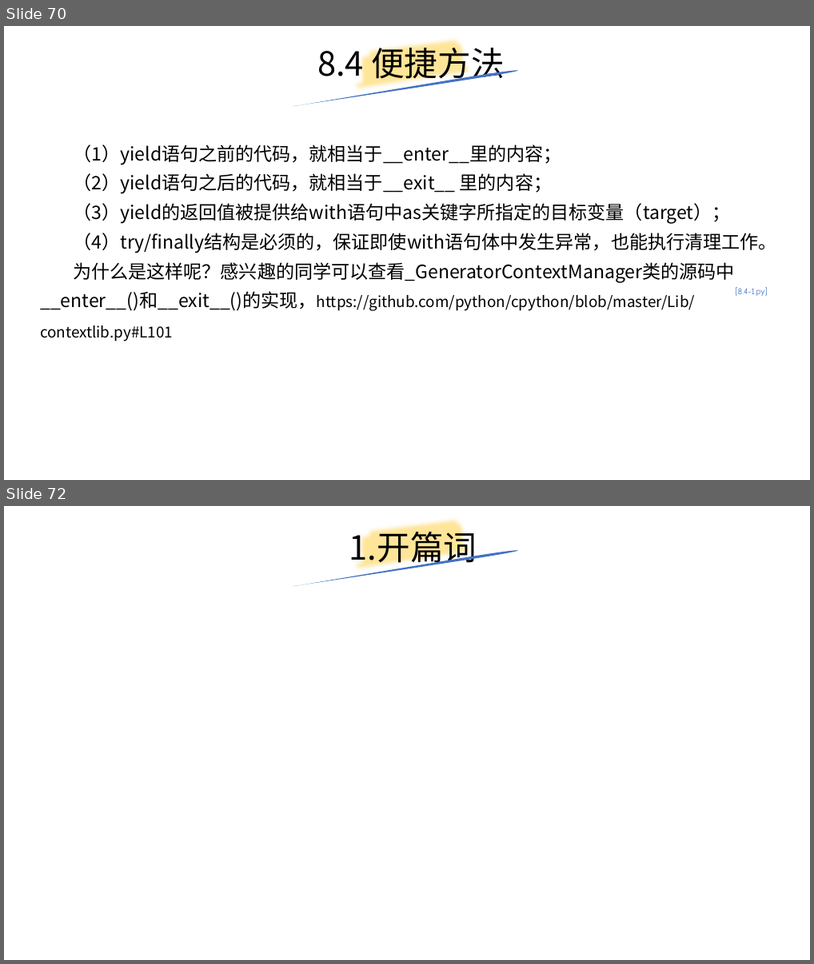
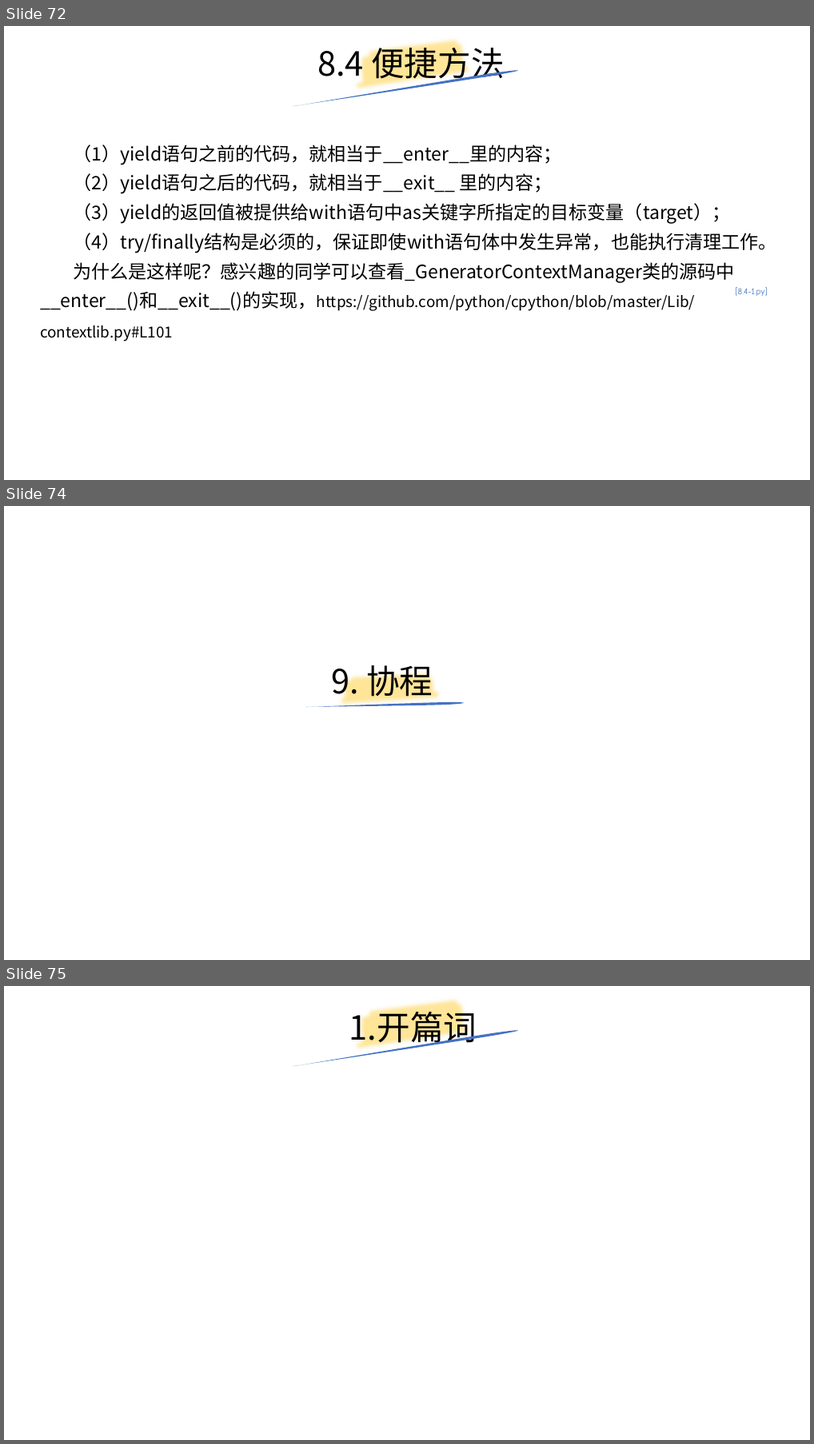
Before and after one commit to yiwenliu/CorePython, a slide deck: PPT/CorePython.pptx. Shown one above the other, each under a label of ours: slides 70 and 72 before the commit, slides 72, 74 and 75 after it; the slides between them are not shown. The pictures are 814x964 and 814x1444 pixels, drawn with LibreOffice and Linux fonts; fonts in the diff are those of the drawing. Boxes give left, top, right and bottom in pixels: in the first picture for what was removed or moved away, otherwise in the second. Text is boxed around its words. In the diff, an @@ line names an element or a change of style, - is before the commit and + after.

```diff
--- a/PPT/CorePython.pptx
+++ b/PPT/CorePython.pptx
@@ slide 74 added at (4, 506, 810, 960), background #FFFFFF @@
@@ title added at (331, 660, 433, 701), 39.6 pt, text #000000 @@
+9. 协程
@@ freeform shape added at (338, 661, 446, 719), outline #FFE699 16 pt @@
@@ freeform shape added at (306, 699, 464, 712), fill #4472C4 @@
@@ what was slide 70 is now slide 72 @@
@@ what was slide 72 is now slide 75 @@
```
Also in this commit, not shown: 3 slides changed, 2 other slides added, 2 other files.
